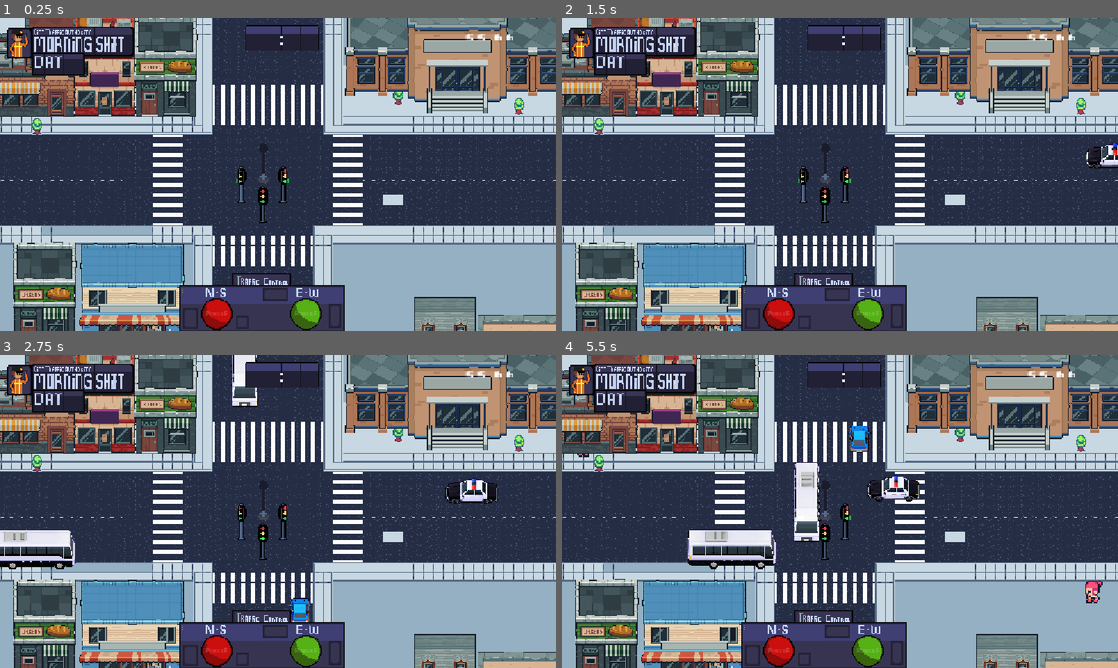
Above: before the commit, frames 1-4 (two rows, left to right).
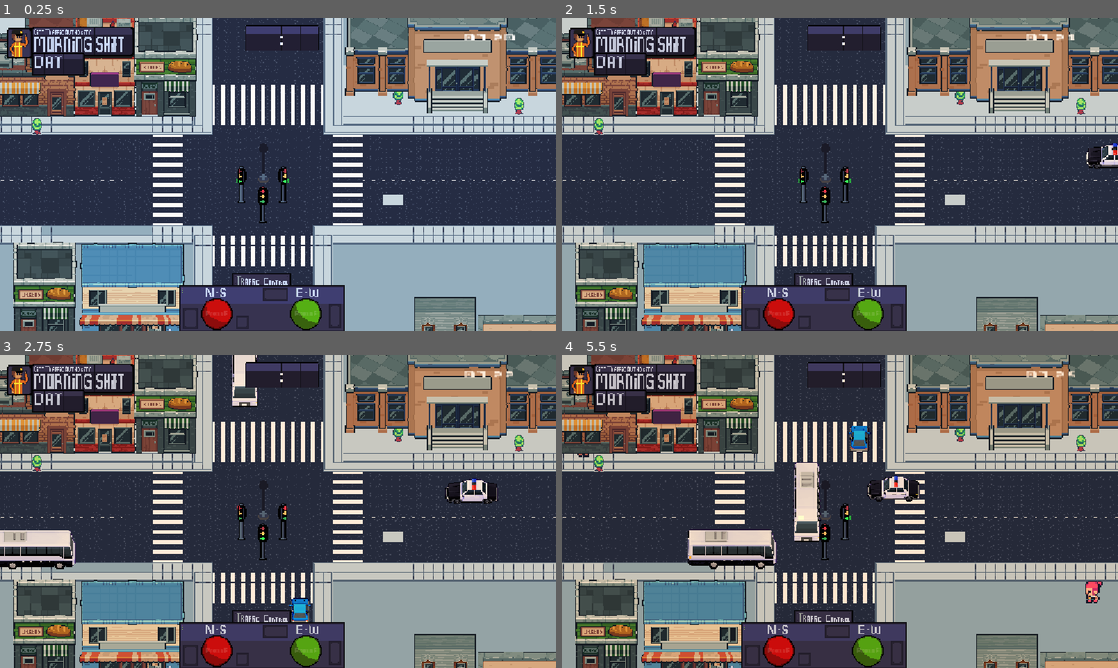
Above: after the commit, the same moments.

Repository: lafgo-fc/game-jam-repoooo
Game: Godot game, scene res://scne/test_one.tscn
Same seed, same stepped clock (60 frames per second), same inputs: the game is played once before the commit and once after it.
Inputs:
- Up to frame 1 (0.25 s): no input
- Up to frame 2 (1.5 s): tap F (traffic control front and back) at 0.5, 1.25 s; hold R (traffic control right and left) from 0.53 s (still down); tap Enter (ui_accept) at 0.77 s
- Up to frame 3 (2.75 s): keep holding R (traffic control right and left); tap Enter (ui_accept) at 1.52 s; tap F (traffic control front and back) at 2 s
- Up to frame 4 (5.5 s): keep holding R (traffic control right and left); tap F (traffic control front and back) at 2.75, 3.5, 4.25 s; tap Enter (ui_accept) at 3.02, 3.77, 4.52 s

The runs differ from the first frame. In frame 1, 0.1% of the frame differs, in the area x 83-93%, y 5-8%; in frame 2, 3.8%; in frame 3, 34%; in frame 4, 41%, in the area x 0-100%, y 0-100%.
Error before the commit: Parse Error: Closing ")" doesn't have an opening counterpart. (res://scne/test_one.gd:72)

Commit message:
pull one

Diff:
--- a/scne/test_one.gd
+++ b/scne/test_one.gd
@@ -35,6 +35,7 @@
 
 
 func _ready() -> void:
+
 	day_timer.wait_time = 1440
 	day_timer.one_shot = true
 
@@ -42,6 +43,10 @@
 		day_timer.timeout.connect(end_day)
 
 	day_timer.start()
+
+
+	day_timer.wait_time = 1140
+	day_timer.start(1000)
 
 
 func _process(delta: float) -> void:
@@ -69,7 +74,7 @@
 		target_color,
 		delta * 0.5
 	)
-	)
+
 
 
 func time_op() -> void:
@@ -101,7 +106,7 @@
 	min = total_min % 60
 
 	clock.text = "%02d:%02d" % [hour, min]
-<func manage_traffic() -> void:
+func manage_traffic() -> void:
 	if GameData.daycycle == "morning" and is_cycle_changing:
 		spawner_1.spawner_time(25)
 		spawner_2.spawner_time(35)
